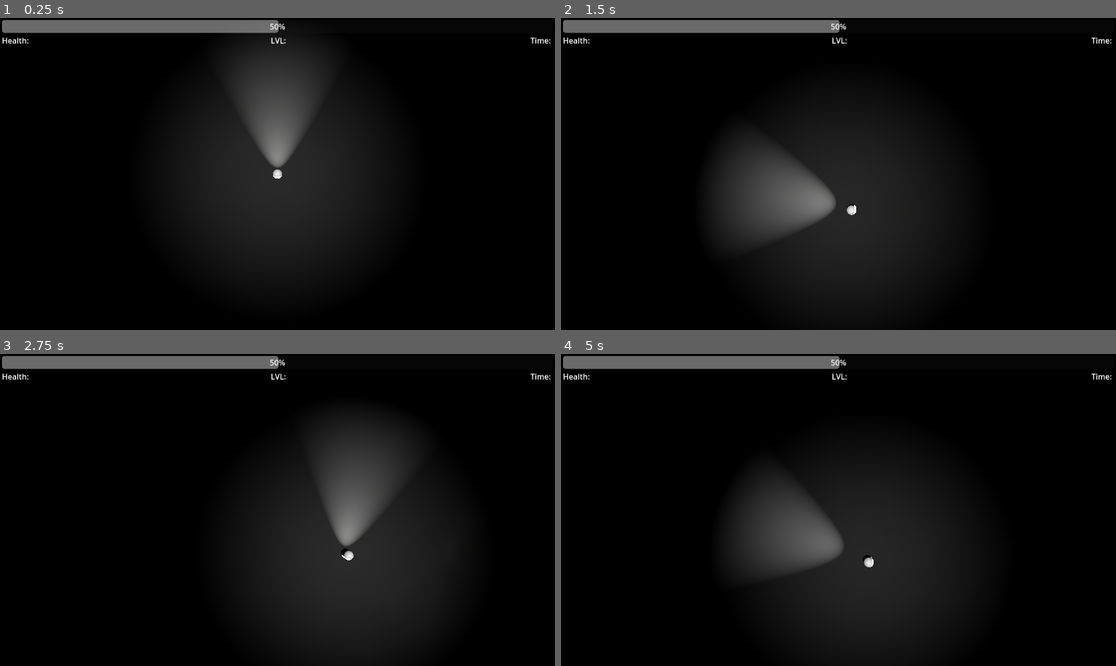
Above: before the commit, frames 1-4 (two rows, left to right).
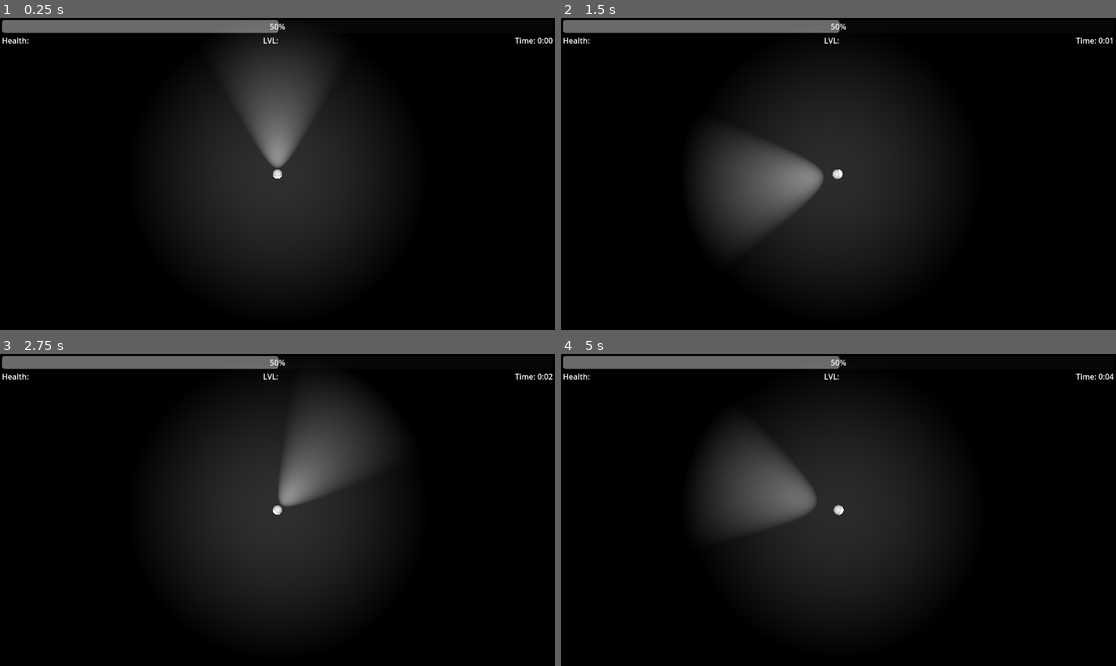
Above: after the commit, the same moments.

Repository: Knight-XAura/Illuminated-Ruler
Game: Godot game, scene res://world/world.tscn
Two runs of this game, one before a commit and one after it. Both use one fixed random seed, a clock stepped at 60 frames per second and the inputs below.
Inputs (mouse positions are in pixels of both pictures, inside the frame that each line leads up to):
- Up to frame 1 (0.25 s): no input
- Up to frame 2 (1.5 s): tap Enter at 0.5 s; move the mouse to (960, 158) at 0.52 s; hold D (move_right) 0.53-1.28 s; tap Space (jump) at 0.77 s; move the mouse to (727, 189) at 1.27 s; hold S (move_backward) from 1.28 s (still down)
- Up to frame 3 (2.75 s): tap Space (jump) at 1.52 s; move the mouse to (333, 441) at 2.02 s; release S (move_backward) at 2.03 s; hold D (move_right) from 2.03 s (still down)
- Up to frame 4 (5 s): move the mouse to (810, 572) at 2.77 s; release D (move_right) at 2.78 s; hold W (move_forward) 2.78-3.53 s; tap Space (jump) at 3.02, 3.77, 4.52 s; move the mouse to (1005, 556) at 3.52 s; hold A (move_left) from 3.53 s (still down); move the mouse to (672, 463) at 4.27 s

The runs differ from the first frame. In frame 1, 0.1% of the frame differs, in the area x 47-100%, y 6-9%; in frame 2, 2.4%; in frame 3, 16%, in the area x 32-100%, y 6-94%; in frame 4, 6.8%.

Commit message:
Fixing Mouse freak out

Diff:
--- /dev/null
+++ b/enemies/box/box.tscn
@@ -0,0 +1,11 @@
+[gd_scene load_steps=2 format=3 uid="uid://b7xii17r7aif1"]
+
+[sub_resource type="BoxShape3D" id="BoxShape3D_4ulrn"]
+
+[node name="Box" type="CharacterBody3D"]
+transform = Transform3D(1, 0, 0, 0, 1, 0, 0, 0, 1, 2.08165e-12, 0.5, 2.08165e-12)
+
+[node name="CollisionShape3D" type="CollisionShape3D" parent="."]
+shape = SubResource("BoxShape3D_4ulrn")
+
+[node name="CSGBox3D" type="CSGBox3D" parent="."]
--- /dev/null
+++ b/enemies/cylinder/cylinder.tscn
@@ -0,0 +1,11 @@
+[gd_scene load_steps=2 format=3 uid="uid://4m8ffl88fx1g"]
+
+[sub_resource type="SphereShape3D" id="SphereShape3D_1e8x2"]
+
+[node name="Cylinder" type="CharacterBody3D"]
+transform = Transform3D(1, 0, 0, 0, 1, 0, 0, 0, 1, 2.08165e-12, 1, 2.08165e-12)
+
+[node name="CollisionShape3D" type="CollisionShape3D" parent="."]
+shape = SubResource("SphereShape3D_1e8x2")
+
+[node name="CSGCylinder3D" type="CSGCylinder3D" parent="."]
--- /dev/null
+++ b/enemies/sphere/sphere.tscn
@@ -0,0 +1,11 @@
+[gd_scene load_steps=2 format=3 uid="uid://bl61rfwuxkk1b"]
+
+[sub_resource type="SphereShape3D" id="SphereShape3D_1e8x2"]
+
+[node name="Sphere" type="CharacterBody3D"]
+transform = Transform3D(1, 0, 0, 0, 1, 0, 0, 0, 1, 2.08165e-12, 0.5, 2.08165e-12)
+
+[node name="CollisionShape3D" type="CollisionShape3D" parent="."]
+shape = SubResource("SphereShape3D_1e8x2")
+
+[node name="CSGSphere3D" type="CSGSphere3D" parent="."]
--- /dev/null
+++ b/hud/HUD.gd
@@ -0,0 +1,20 @@
+extends CanvasLayer
+
+@onready var experience_bar: ProgressBar = $MarginContainer/VBoxContainer/ExperienceBar
+@onready var health: Label = $MarginContainer/VBoxContainer/HBoxContainer/Health
+@onready var level: Label = $MarginContainer/VBoxContainer/HBoxContainer/Level
+@onready var time: Label = $MarginContainer/VBoxContainer/HBoxContainer/Time
+
+var time_passed: float:
+	set(value):
+		time_passed = value
+		time.text = "Time: %s" % [format_seconds(time_passed)]
+
+func _process(delta: float) -> void:
+	time_passed += delta
+
+
+func format_seconds(unformatted_time : float) -> String:
+	var minutes: float = unformatted_time / 60
+	var seconds: float = fmod(unformatted_time, 60)
+	return "%01d:%02d" % [minutes, seconds]
--- a/player/roy.gd
+++ b/player/roy.gd
@@ -17,10 +17,10 @@
 
 
 func _input(event: InputEvent) -> void:
-	if event is InputEventMouseMotion or event is InputEventScreenDrag:
+	if event is InputEventMouseMotion:
 		var mouse_pos = get_viewport().get_mouse_position()
 		var space = get_world_3d().direct_space_state
-		ray_query.from = camera.project_ray_origin(mouse_pos)
+		ray_query.from = camera.project_ray_origin(mouse_pos + Vector2(16, 16))
 		ray_query.to = ray_query.from + camera.project_ray_normal(mouse_pos) * ray_length
 		var raycast_result = space.intersect_ray(ray_query)
 		look_at(raycast_result["position"])
@@ -44,3 +44,5 @@
 		velocity.z = move_toward(velocity.z, 0, SPEED)
 
 	move_and_slide()
+	camera.global_position.x = position.x
+	camera.global_position.z = position.z
--- /dev/null
+++ b/world/world.gd
@@ -0,0 +1,16 @@
+extends Node3D
+
+@onready var roy: CharacterBody3D = $Roy
+
+# Called when the node enters the scene tree for the first time.
+func _ready() -> void:
+	pass # Replace with function body.
+
+
+# Called every frame. 'delta' is the elapsed time since the previous frame.
+func _process(delta: float) -> void:
+	pass
+
+
+func _on_timer_timeout() -> void:
+	pass # Replace with function body.
--- a/world/world.tscn
+++ b/world/world.tscn
@@ -1,16 +1,19 @@
-[gd_scene load_steps=5 format=3 uid="uid://cav4w67upt8o1"]
+[gd_scene load_steps=7 format=3 uid="uid://cav4w67upt8o1"]
 
-[ext_resource type="Texture2D" uid="uid://c23alhpgtjymn" path="res://world/environment/rock_cave.png" id="1_bcvqx"]
+[ext_resource type="Script" path="res://world/world.gd" id="1_3bbq7"]
+[ext_resource type="Texture2D" uid="uid://c23alhpgtjymn" path="res://world/environment/ground.png" id="1_bcvqx"]
 [ext_resource type="PackedScene" uid="uid://ddgbqkgwma0mn" path="res://player/roy.tscn" id="2_q7bvk"]
+[ext_resource type="Script" path="res://hud/HUD.gd" id="4_pyhdc"]
 
 [sub_resource type="StandardMaterial3D" id="StandardMaterial3D_hvd1s"]
-albedo_color = Color(0.12549, 0.12549, 0.12549, 1)
+albedo_color = Color(0.247059, 0.247059, 0.247059, 1)
 albedo_texture = ExtResource("1_bcvqx")
 
 [sub_resource type="BoxShape3D" id="BoxShape3D_ukr3f"]
-size = Vector3(100, 1, 100)
+size = Vector3(1e+06, 1, 1e+06)
 
 [node name="World" type="Node3D"]
+script = ExtResource("1_3bbq7")
 
 [node name="StaticBody3D" type="StaticBody3D" parent="."]
 transform = Transform3D(1, 0, 0, 0, 1, 0, 0, 0, 1, 2.08165e-12, 0.5, 2.08165e-12)
@@ -20,7 +23,7 @@
 [node name="Floor" type="CSGBox3D" parent="StaticBody3D"]
 layers = 7
 material_override = SubResource("StandardMaterial3D_hvd1s")
-size = Vector3(100, 1, 100)
+size = Vector3(1e+06, 1, 1e+06)
 
 [node name="CollisionShape3D" type="CollisionShape3D" parent="StaticBody3D"]
 shape = SubResource("BoxShape3D_ukr3f")
@@ -29,6 +32,7 @@
 transform = Transform3D(1, 0, 0, 0, 1, 0, 0, 0, 1, 2.08165e-12, 1, 2.08165e-12)
 
 [node name="HUD" type="CanvasLayer" parent="."]
+script = ExtResource("4_pyhdc")
 
 [node name="MarginContainer" type="MarginContainer" parent="HUD"]
 anchors_preset = 15
@@ -75,4 +79,8 @@
 horizontal_alignment = 1
 vertical_alignment = 1
 
-[node name="Spawner" type="Node" parent="."]
+[node name="Timer" type="Timer" parent="."]
+wait_time = 5.0
+autostart = true
+
+[connection signal="timeout" from="Timer" to="." method="_on_timer_timeout"]
Renamed: world/environment/rock_cave.png -> world/environment/ground.png
Not shown, changed: world/environment/ground.png.import
